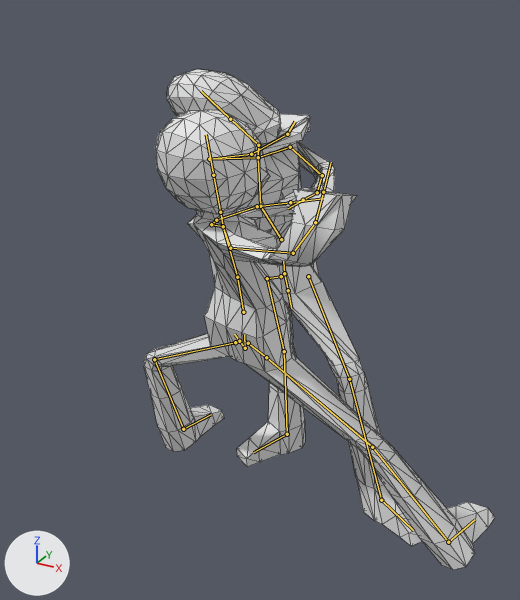
A saved change to the FBX model resources/Human2.fbx.
Rendered twice from a 50 mm camera at (4.22, -13.21, 9.46) aimed at (0.31, -6.1, 5.9). Arrows for +X, +Y and +Z are at lower left; the lights stay in place. The first picture is the older version. Both versions are drawn at frame 1 of the action 'アーマチュア|Cube.002アクション'; the numbers are the values there. The bones that change, and the others that lie on the model, are drawn over the model as lines. Mesh edges are drawn as thin lines.
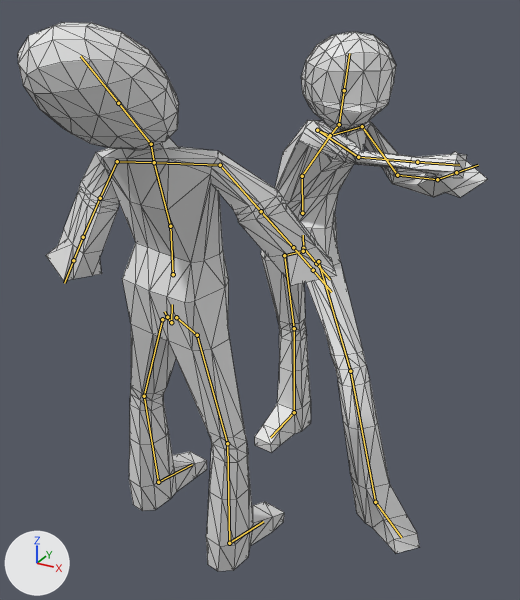
The edits, one by one:
Bone 'ボーン' (bone_ボーン) moves from (-0.34, 1.24, 2.14) to (-0.12, 1.93, 1.91).
Bone 'ボーン' (bone_ボーン) turns from (0, -19, 1) to (0, 3, 0) degrees about its own x, y and z.
Bone 'ボーン.001' (bone_ボーン_001) turns from (81, 76, 94) to (-3, 65, -1) degrees about its own x, y and z.
Bone 'ボーン.002' (bone_ボーン_002) turns from (19, 0, -10) to (31, -1, 2) degrees about its own x, y and z.
Bone 'ボーン.004' (bone_ボーン_004) turns from (-9, 18, 25) to (-21, -25, 14) degrees about its own x, y and z.
Bone 'ボーン.006' (bone_ボーン_006) turns from (101, 31, 18) to (105, 23, 36) degrees about its own x, y and z.
Bone 'ボーン.006' (bone_ボーン_006) is rescaled from (1.0, 1.0, 1.0) to (1.02, 1.44, 1.01).
Bone 'ボーン.007' (bone_ボーン_007) turns from (40, -14, 34) to (-25, -39, 93) degrees about its own x, y and z.
Bone 'ボーン.007' (bone_ボーン_007) is rescaled from (1.0, 1.0, 1.0) to (1.09, 1.17, 1.02).
Bone 'ボーン.013' (bone_ボーン_013) turns from (-36, 3, 4) to (19, 38, -28) degrees about its own x, y and z.
Bone 'ボーン.014' (bone_ボーン_014) turns from (138, -27, 53) to (58, -23, 28) degrees about its own x, y and z.
Bone 'ボーン.015' (bone_ボーン_015) turns from (53, 25, 93) to (70, 73, 34) degrees about its own x, y and z.
Bone 'ボーン.016' (bone_ボーン_016) turns from (-4, 14, 32) to (0, 0, 0) degrees about its own x, y and z.
Bone 'ボーン.010' (bone_ボーン_010) moves from (-0.54, 0.01, -0.18) to (0.0, 0.0, 0.0).
Bone 'ボーン.010' (bone_ボーン_010) turns from (62, -60, -66) to (25, -39, -37) degrees about its own x, y and z.
Bone 'ボーン' (bone_ボーン_) moves from (0.0, -0.61, -3.13) to (0.0, 1.33, -1.69).
Bone 'ボーン' (bone_ボーン_) turns from (-1, 169, -2) to (5, 169, -1) degrees about its own x, y and z.
Bone 'ボーン.001' (bone_ボーン_001_) turns from (0, -7, -1) to (1, -1, 0) degrees about its own x, y and z.
Bone 'ボーン.002' (bone_ボーン_002_) turns from (0, 0, 0) to (-7, 1, 4) degrees about its own x, y and z.
Bone 'ボーン.004' (bone_ボーン_004_) turns from (0, 0, 0) to (-25, 39, -18) degrees about its own x, y and z.
Bone 'ボーン.005' (bone_ボーン_005) turns from (26, -11, -41) to (10, -2, -23) degrees about its own x, y and z.
Bone 'ボーン.006' (bone_ボーン_006_) turns from (10, -47, -16) to (-20, 6, -55) degrees about its own x, y and z.
Bone 'ボーン.007' (bone_ボーン_007_) turns from (23, 25, -43) to (1, 9, -1) degrees about its own x, y and z.
Bone 'ボーン.007' (bone_ボーン_007_) is rescaled from (1.0, 1.0, 1.0) to (1.32, 1.33, 1.03).
Bone 'ボーン.008' (bone_ボーン_008) turns from (5, -2, -29) to (1, -2, 0) degrees about its own x, y and z.
Bone 'ボーン.013' (bone_ボーン_013_) turns from (-27, 1, -4) to (26, 3, -6) degrees about its own x, y and z.
Bone 'ボーン.014' (bone_ボーン_014_) turns from (56, 42, 31) to (-6, -14, 71) degrees about its own x, y and z.
Bone 'ボーン.015' (bone_ボーン_015_) turns from (44, -15, -51) to (7, 1, 2) degrees about its own x, y and z.
Bone 'ボーン.016' (bone_ボーン_016_) turns from (33, -17, -26) to (3, -4, 2) degrees about its own x, y and z.
Bone 'ボーン.010' (bone_ボーン_010_) moves from (0.0, -0.03, 0.0) to (0.0, 0.0, 0.0).
Bone 'ボーン.010' (bone_ボーン_010_) turns from (43, 1, 4) to (12, 1, -3) degrees about its own x, y and z.
Bone 'ボーン.011' (bone_ボーン_011) turns from (-45, -7, -1) to (-11, -1, 2) degrees about its own x, y and z.
Bone 'ボーン.018' (bone_ボーン_018) turns from (-35, -2, -7) to (-7, 0, -1) degrees about its own x, y and z.
Bone 'ボーン.019' (bone_ボーン_019) turns from (14, 0, 3) to (8, 0, 2) degrees about its own x, y and z.

What differs and where, as boxes (x1, y1, x2, y2) in the pictures (520 x 600 px):
'Cube.002', posed (9% narrower, 19% taller)
    before: (144, 110, 495, 570)
    after: (18, 22, 337, 571)
'Cube', posed (9% narrower, 9% taller)
    before: (167, 69, 422, 546)
    after: (255, 32, 488, 553)
bone 'ボーン', root to tip
    before: (284, 273) to (283, 261)
    after: (303, 248) to (303, 235)
bone 'ボーン.001', root to tip
    before: (281, 239) to (260, 206)
    after: (302, 213) to (302, 176)
bone 'ボーン.002', root to tip
    before: (260, 206) to (258, 157)
    after: (302, 176) to (330, 135)
bone 'ボーン.004', root to tip
    before: (258, 145) to (230, 119)
    after: (339, 124) to (344, 90)
bone 'ボーン.006', root to tip
    before: (290, 147) to (322, 175)
    after: (362, 126) to (397, 175)
bone 'ボーン.007', root to tip
    before: (322, 175) to (317, 192)
    after: (397, 175) to (437, 179)
bone 'ボーン.013', root to tip
    before: (258, 157) to (209, 159)
    after: (330, 135) to (317, 130)
bone 'ボーン.014', root to tip
    before: (209, 159) to (251, 154)
    after: (317, 130) to (358, 157)
bone 'ボーン.015', root to tip
    before: (251, 154) to (287, 134)
    after: (358, 157) to (417, 162)
bone 'ボーン.016', root to tip
    before: (287, 134) to (295, 121)
    after: (417, 162) to (459, 165)
bone 'ボーン.010', root to tip
    before: (308, 276) to (349, 379)
    after: (318, 261) to (350, 371)
bone 'ボーン', root to tip
    before: (245, 348) to (244, 334)
    after: (171, 322) to (172, 304)
bone 'ボーン.001', root to tip
    before: (243, 312) to (237, 277)
    after: (173, 274) to (170, 226)
bone 'ボーン.002', root to tip
    before: (237, 277) to (223, 226)
    after: (170, 226) to (154, 162)
bone 'ボーン.004', root to tip
    before: (220, 212) to (213, 175)
    after: (151, 144) to (118, 103)
bone 'ボーン.005', root to tip
    before: (223, 226) to (211, 224)
    after: (154, 162) to (117, 161)
bone 'ボーン.006', root to tip
    before: (211, 224) to (216, 220)
    after: (117, 161) to (100, 198)
bone 'ボーン.007', root to tip
    before: (216, 220) to (257, 206)
    after: (100, 198) to (83, 237)
bone 'ボーン.008', root to tip
    before: (257, 206) to (290, 202)
    after: (83, 237) to (73, 260)
bone 'ボーン.013', root to tip
    before: (223, 226) to (230, 248)
    after: (154, 162) to (220, 165)
bone 'ボーン.014', root to tip
    before: (230, 248) to (293, 253)
    after: (220, 165) to (261, 211)
bone 'ボーン.015', root to tip
    before: (293, 253) to (315, 222)
    after: (261, 211) to (293, 247)
bone 'ボーン.016', root to tip
    before: (315, 222) to (323, 192)
    after: (293, 247) to (313, 270)
bone 'ボーン.010', root to tip
    before: (235, 342) to (154, 359)
    after: (162, 319) to (144, 396)
bone 'ボーン.011', root to tip
    before: (154, 359) to (183, 429)
    after: (144, 396) to (158, 482)
bone 'ボーン.018', root to tip
    before: (266, 357) to (372, 447)
    after: (197, 335) to (227, 443)
bone 'ボーン.019', root to tip
    before: (372, 447) to (448, 542)
    after: (227, 443) to (229, 543)
